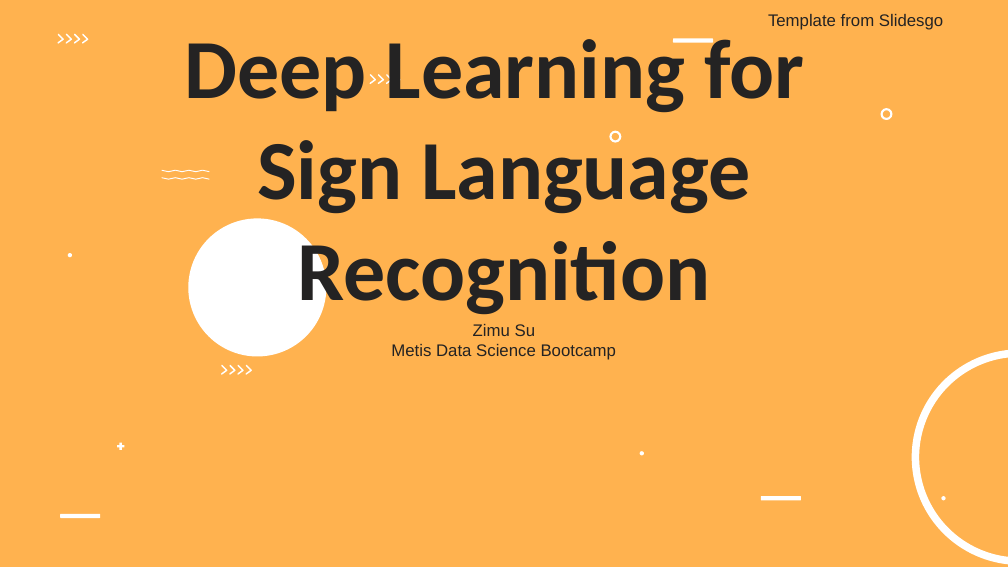
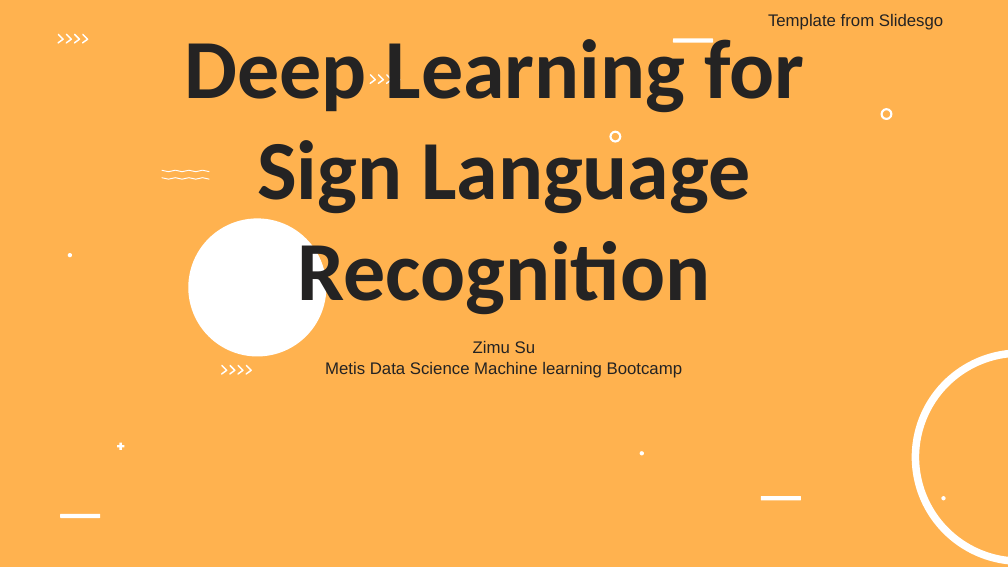
Before and after one commit to suz2/MetisDeepLearningProj, a slide deck: slide 1 of MetisASLPre.pptx. Drawn at 1008x567 pixels with LibreOffice and Linux fonts; fonts in the diff are those of the drawing; background and template pictures are left out. Boxes give left, top, right and bottom in pixels: in the first picture for what was removed or moved away, otherwise in the second. Text is boxed around its words. In the diff, an @@ line names an element or a change of style, - is before the commit and + after.

```diff
--- a/MetisASLPre.pptx
+++ b/MetisASLPre.pptx
@@ subtitle "Zimu Su": place and size @@
-subtitle "Zimu Su" at [391, 324, 617, 360]
+subtitle "Zimu Su" at [325, 341, 682, 378]
@@ subtitle at [325, 362, 682, 378]: text changed @@
-Metis Data Science Bootcamp
+Metis Data Science Machine learning Bootcamp
```
Also in this commit, not shown: 2 other slides changed, 1 other file.
